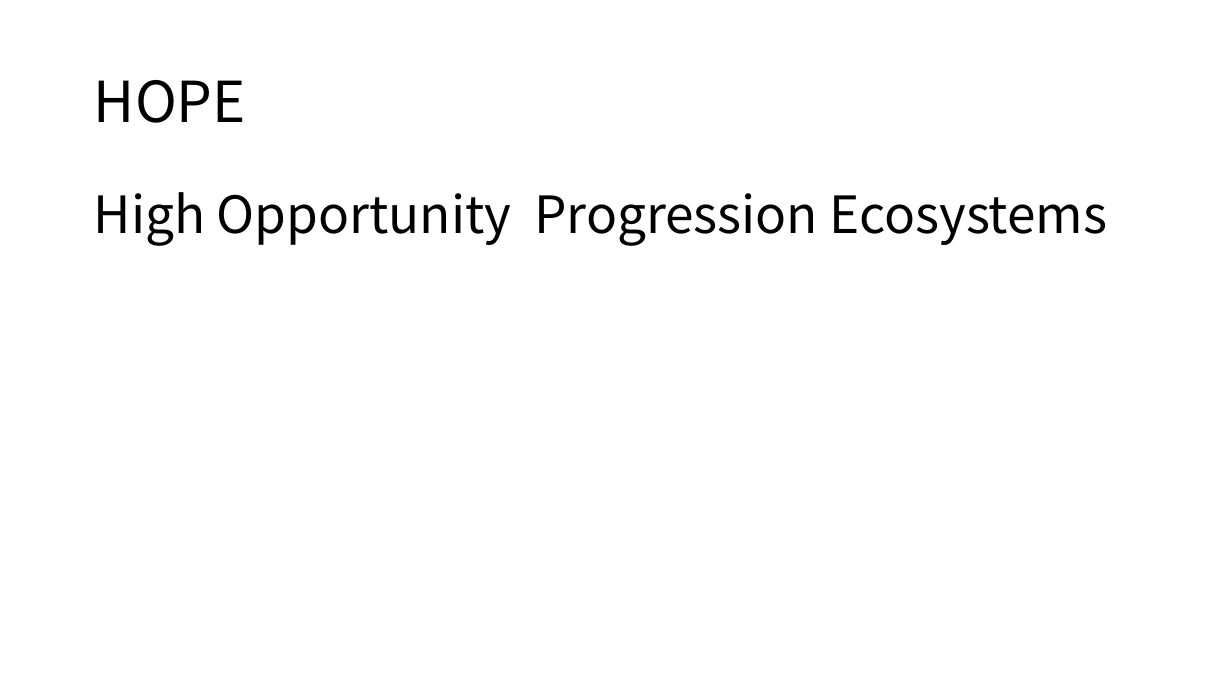
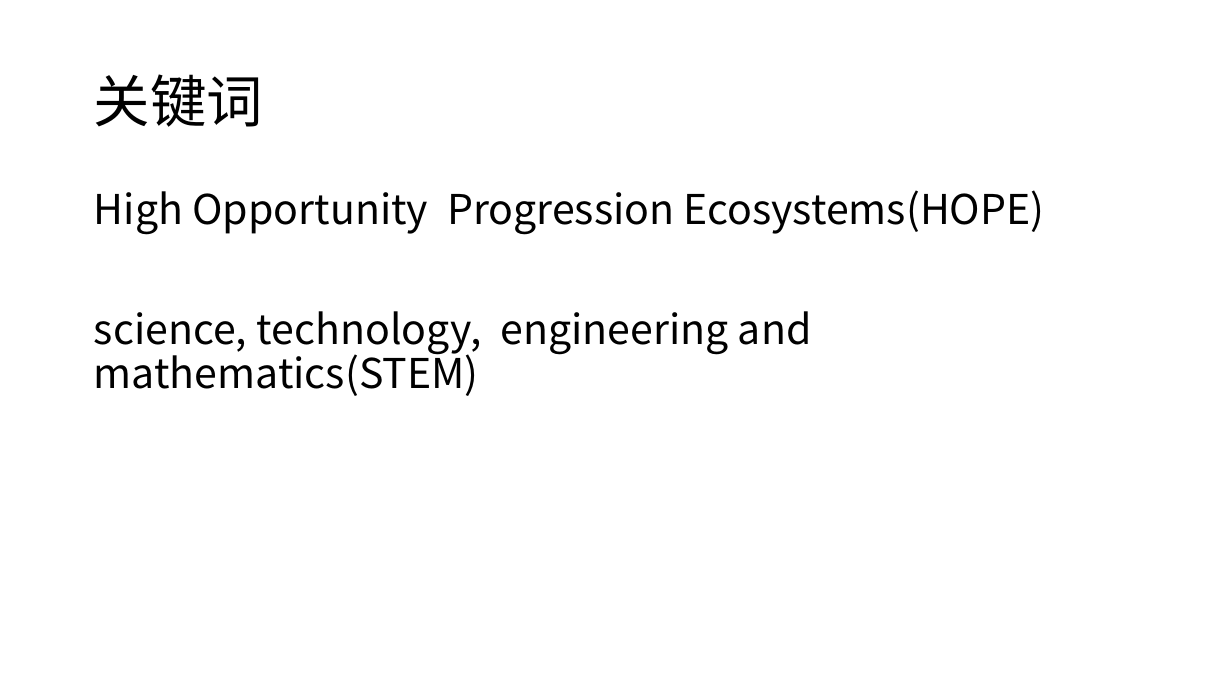
Before and after one commit to twesix/paper-notes, a slide deck: slide 2 of 201905/5-25分享.pptx. Drawn at 1232x693 pixels with LibreOffice and Linux fonts; fonts in the diff are those of the drawing. Boxes give left, top, right and bottom in pixels: in the first picture for what was removed or moved away, otherwise in the second. Text is boxed around its words. In the diff, an @@ line names an element or a change of style, - is before the commit and + after.

```diff
--- a/201905/5-25分享.pptx
+++ b/201905/5-25分享.pptx
@@ title at box(94, 74, 263, 127): text changed @@
-HOPE
+关键词
@@ text at box(94, 190, 1045, 396): text changed; size 40 to 32 pt @@
-High Opportunity Progression Ecosystems
+High Opportunity Progression Ecosystems(HOPE)
+science, technology, engineering and mathematics(STEM)
```
Also in this commit, not shown: 1 other slide changed, 10 slides added, 2 slides removed, 1 other file.
